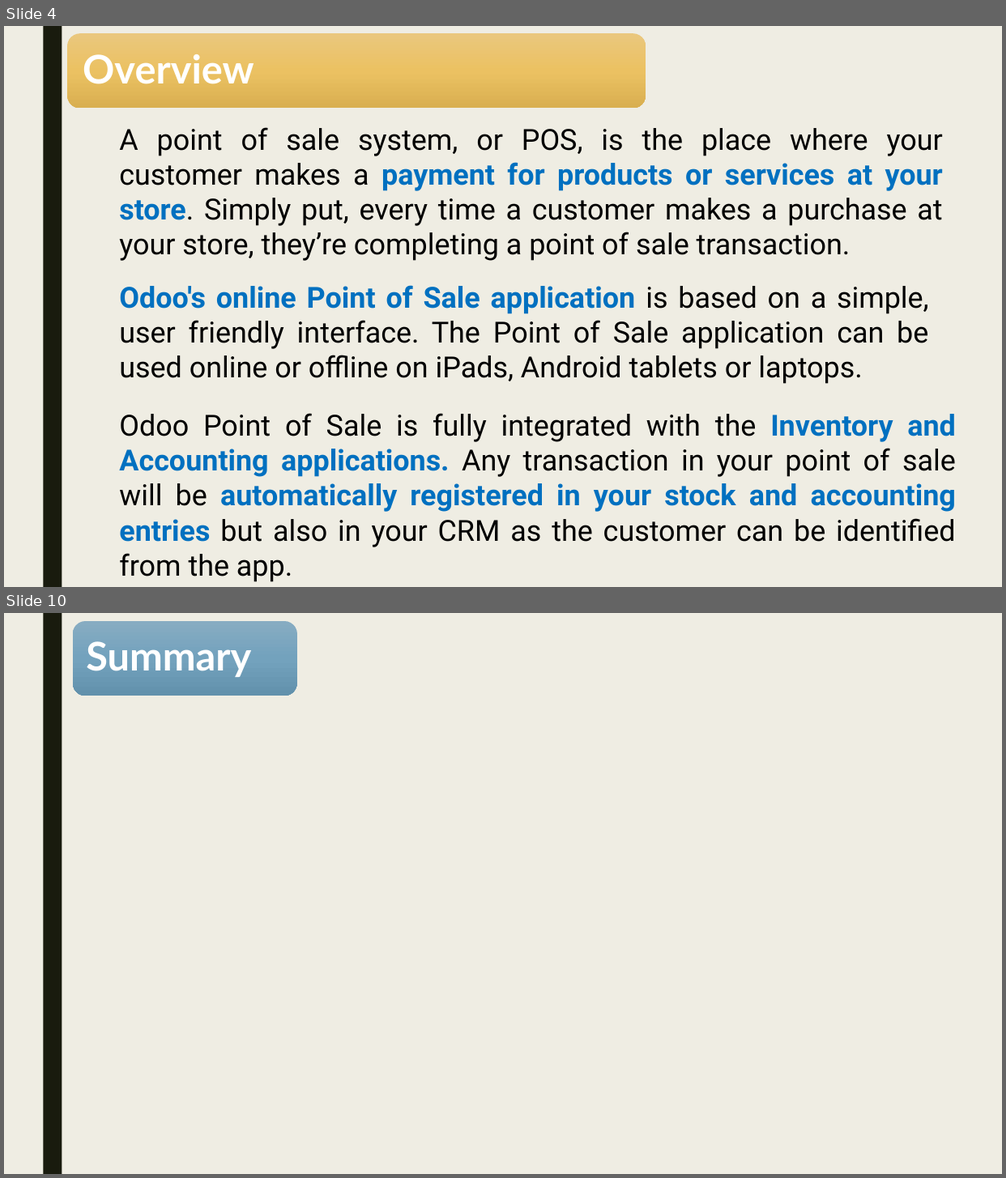
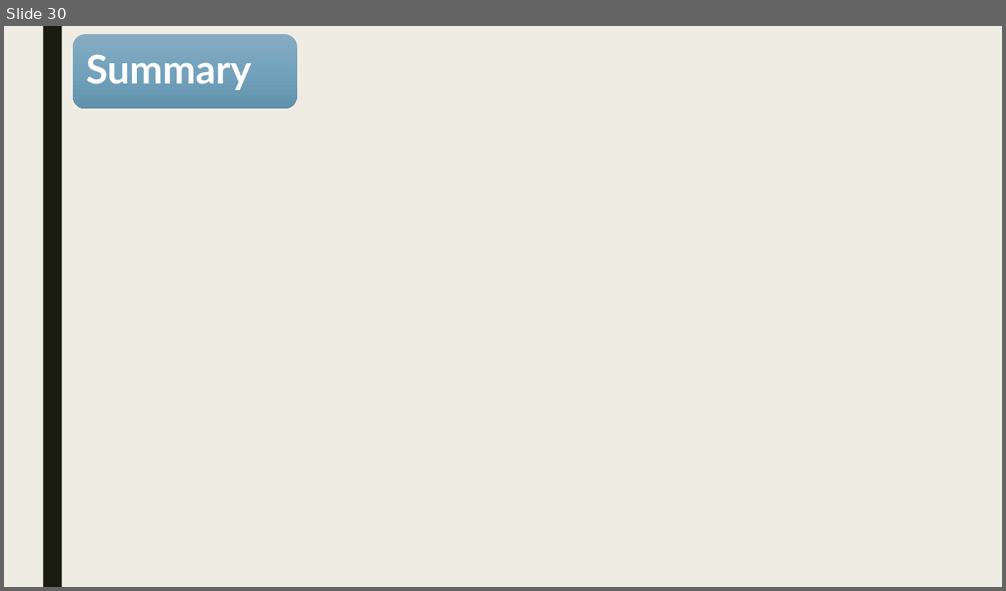
Before and after one commit to PhuocThinh/OdooDocument, a slide deck: Odoo Framwork Report.pptx. Shown one above the other, each under a label of ours: slides 4 and 10 before the commit, slide 30 after it; the slides between them are not shown. The pictures are 1006x1178 and 1006x591 pixels, drawn with LibreOffice and Linux fonts; fonts in the diff are those of the drawing. Boxes give left, top, right and bottom in pixels: in the first picture for what was removed or moved away, otherwise in the second. Text is boxed around its words. In the diff, an @@ line names an element or a change of style, - is before the commit and + after.

```diff
--- a/Odoo Framwork Report.pptx
+++ b/Odoo Framwork Report.pptx
@@ slide 4 removed at box(4, 26, 1002, 587), background #EFEDE3; not listed: 1 template element that a slide beside it also shows @@
@@ rounded rectangle removed at box(68, 33, 646, 109) @@
@@ text removed at box(83, 54, 254, 84) @@
-Overview
@@ text removed at box(119, 127, 943, 261) @@
-A point of sale system, or POS, is the place where your customer makes a payment for products or services at your store. Simply put, every time a customer makes a purchase at your store, they’re completing a point of sale transaction.
@@ text removed at box(119, 285, 929, 384) @@
-Odoo's online Point of Sale application is based on a simple, user friendly interface. The Point of Sale application can be used online or offline on iPads, Android tablets or laptops.
@@ text removed at box(119, 413, 956, 548) @@
-Odoo Point of Sale is fully integrated with the Inventory and Accounting applications. Any transaction in your point of sale will be automatically registered in your stock and accounting entries but also in your CRM as the customer can be identified from the app.
@@ what was slide 10 is now slide 30 @@
```
Also in this commit, not shown: 2 slides changed, 27 slides added, 6 other slides removed, 31 other files.
